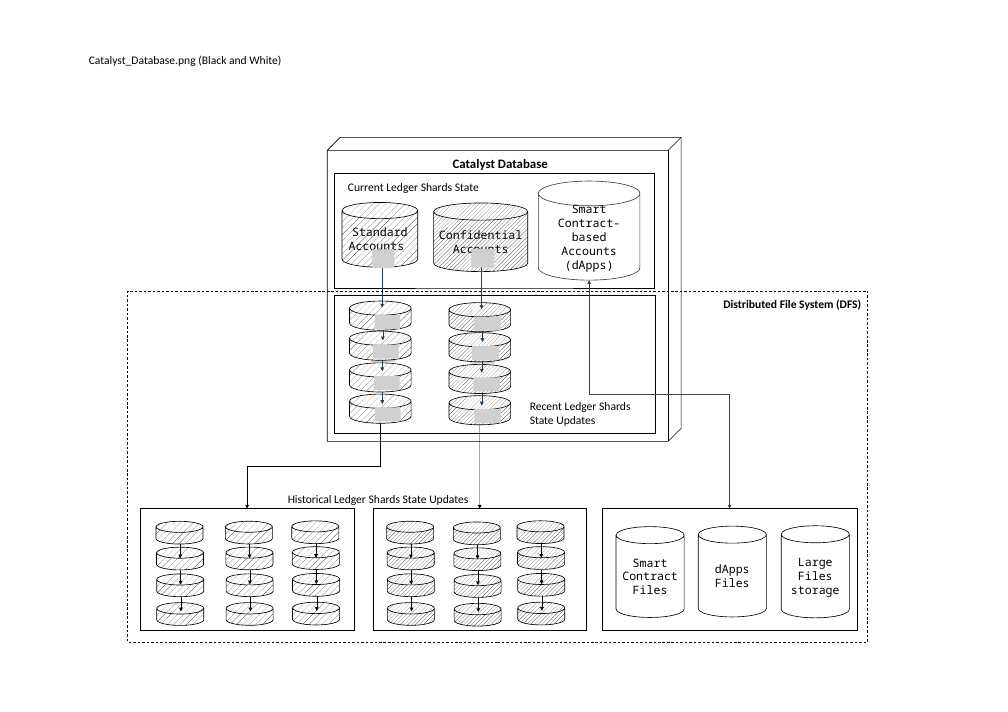
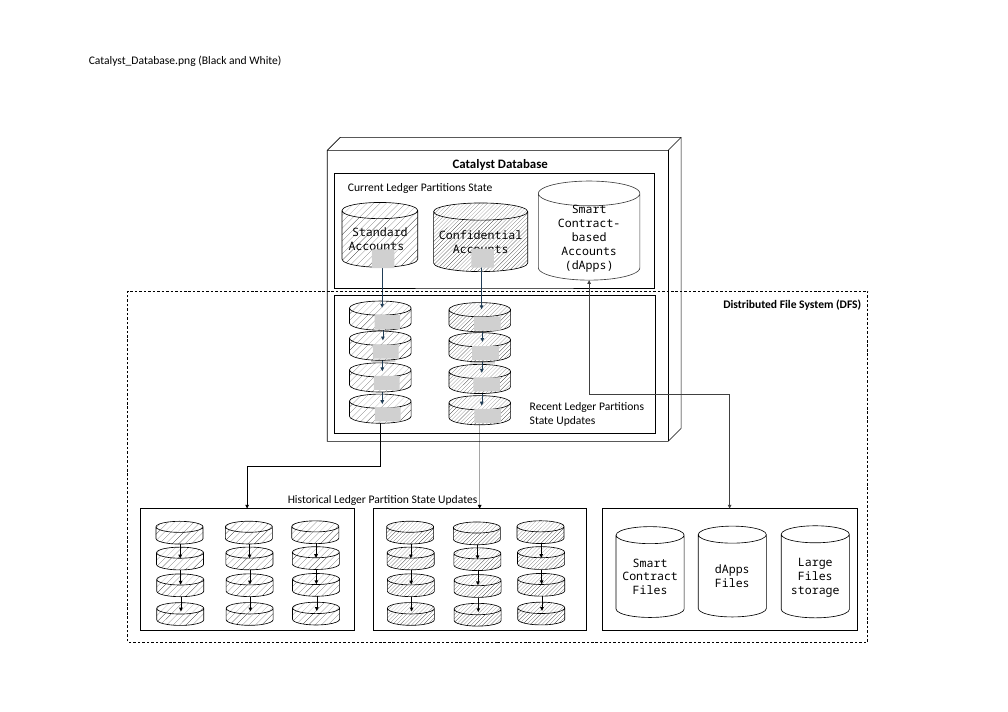
Before and after one commit to RedSkiesIO/consensus-whitepaper, a slide deck: slide 7 of figures/Powerpoint/DesginConsensusAndDatabase.pptx. Drawn at 1008x712 pixels with LibreOffice and Linux fonts; fonts in the diff are those of the drawing; grey boxes stand for pictures. Boxes give left, top, right and bottom in pixels: in the first picture for what was removed or moved away, otherwise in the second. Text is boxed around its words. In the diff, an @@ line names an element or a change of style, - is before the commit and + after.

```diff
--- a/figures/Powerpoint/DesginConsensusAndDatabase.pptx
+++ b/figures/Powerpoint/DesginConsensusAndDatabase.pptx
@@ text at [348,183,492,193]: text changed @@
-Current Ledger Shards State
+Current Ledger Partitions State
@@ text at [530,402,644,426]: text changed @@
-Recent Ledger Shards State Updates
+Recent Ledger Partitions State Updates
@@ text at [288,495,477,505]: text changed @@
-Historical Ledger Shards State Updates
+Historical Ledger Partition State Updates
```
Also in this commit, not shown: 2 other slides changed, 2 slides added, 9 other files.
